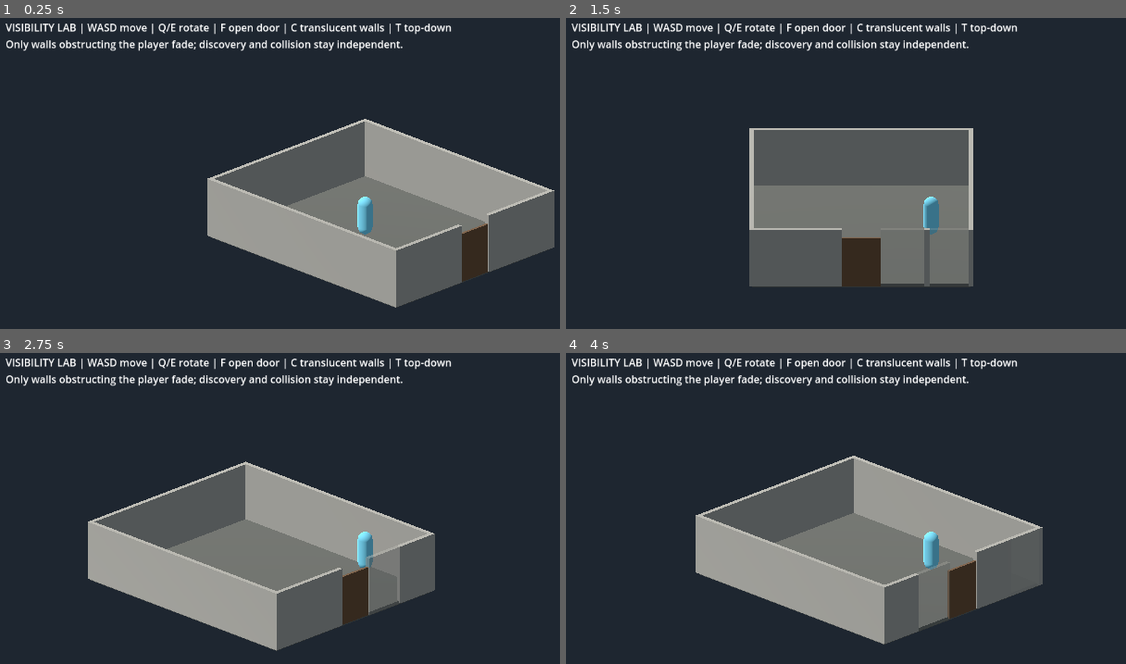
Above: before the commit, frames 1-4 (two rows, left to right).
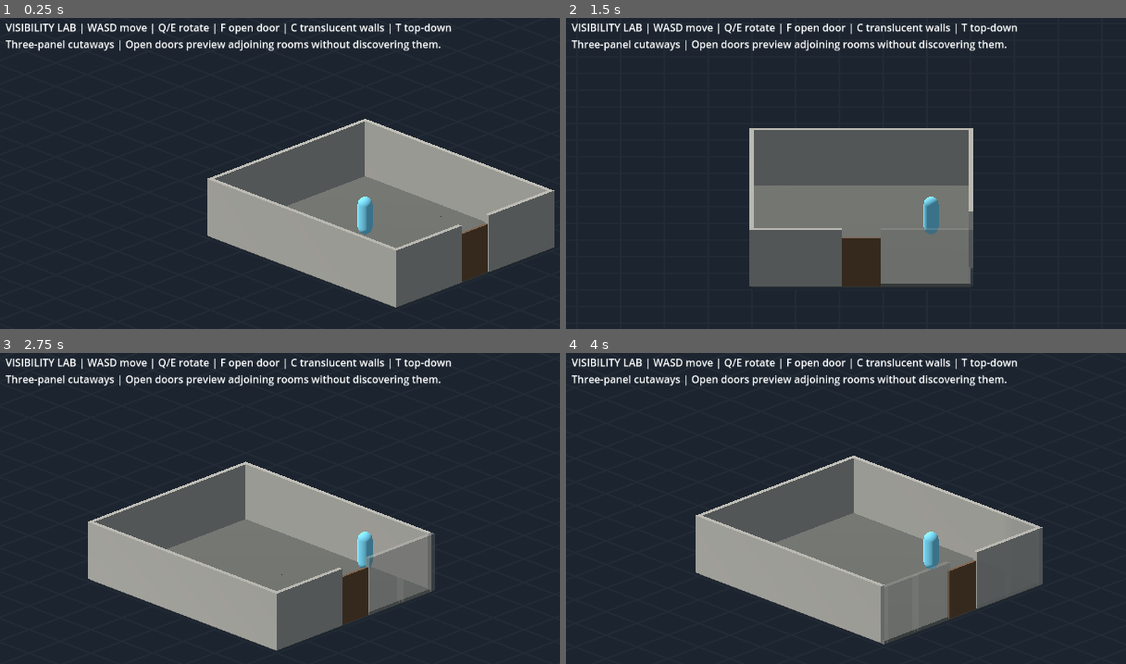
Above: after the commit, the same moments.

Repository: Jonty303/Project-Gauntlands
Game: Godot game, scene res://scenes/grid_geometry_audit_25d.tscn
Same seed, same stepped clock (60 frames per second), same inputs: the game is played once before the commit and once after it. This scene is started directly instead of the project's main scene.
Inputs (mouse positions are in pixels of both pictures, inside the frame that each line leads up to):
- Up to frame 1 (0.25 s): no input
- Up to frame 2 (1.5 s): tap Enter (ui_accept) at 0.5, 0.77 s; move the mouse to (1092, 195) at 0.52 s; hold D (move_right) 0.53-1.25 s; hold Space (attack) 0.53-1.25 s; click (1092, 195) at 0.67 s; tap E (target_next) at 0.8 s; drag from (784, 238) to (896, 301) at 1.27 s
- Up to frame 3 (2.75 s): tap Enter (ui_accept) at 2 s; move the mouse to (436, 461) at 2.02 s; hold D (move_right) from 2.03 s (still down); hold Space (attack) from 2.03 s (still down); tap Q (target_previous) at 2.1 s
- Up to frame 4 (4 s): release D (move_right) at 2.75 s; release Space (attack) at 2.75 s; drag from (896, 636) to (711, 489) at 2.77 s; tap Enter (ui_accept) at 3.5, 3.77 s; move the mouse to (outside the picture) at 3.52 s; hold A (move_left) from 3.53 s (still down); tap E (target_next) at 3.6 s; tap Q (target_previous) at 3.8 s

The runs differ from the first frame. In frame 1, 1.3% of the frame differs, in the area x 0-79%, y 7-90%; in frame 2, 1.6%; in frame 3, 2.1%, in the area x 0-79%, y 7-81%; in frame 4, 1.9%.

Commit message:
Widen lab cutaways and preview adjoining rooms through open doors

Diff:
--- /dev/null
+++ b/scripts/exterior_grid_25d.gd
@@ -0,0 +1,70 @@
+extends MeshInstance3D
+## Visual-only exterior ground and background fill under concealed floor tiles.
+var exterior_cells: Dictionary = {}
+var concealed_background: Dictionary = {}
+
+func build(occupied: Dictionary, origin: Vector3, cell_size: float) -> void:
+    name = "ExteriorGroundGrid"
+    cast_shadow = GeometryInstance3D.SHADOW_CASTING_SETTING_OFF
+    var min_cell := Vector2i.ZERO
+    var max_cell := Vector2i.ZERO
+    for cell in occupied:
+        min_cell = min_cell.min(cell)
+        max_cell = max_cell.max(cell)
+    var vertices := PackedVector3Array()
+    # Extend beyond any view in this lab, while anchoring the grid to the world.
+    for x in range(min_cell.x - 32, max_cell.x + 33):
+        for z in range(min_cell.y - 32, max_cell.y + 33):
+            var cell := Vector2i(x,z)
+            if occupied.has(cell):
+                continue
+            exterior_cells[cell] = true
+            var center := origin + Vector3(x * cell_size,-0.2,z * cell_size)
+            var half := cell_size * 0.5
+            var a := center + Vector3(-half,0,-half)
+            var b := center + Vector3(half,0,-half)
+            var c := center + Vector3(half,0,half)
+            var d := center + Vector3(-half,0,half)
+            vertices.append_array(PackedVector3Array([a,c,b,a,d,c]))
+    var arrays: Array = []
+    arrays.resize(Mesh.ARRAY_MAX)
+    arrays[Mesh.ARRAY_VERTEX] = vertices
+    var ground := ArrayMesh.new()
+    ground.add_surface_from_arrays(Mesh.PRIMITIVE_TRIANGLES, arrays)
+    mesh = ground
+    var shader := Shader.new()
+    shader.code = """shader_type spatial;
+render_mode unshaded, cull_disabled;
+uniform float cell_size = 2.0;
+uniform vec2 grid_origin = vec2(0.0);
+varying vec3 world_position;
+void vertex() { world_position = (MODEL_MATRIX * vec4(VERTEX, 1.0)).xyz; }
+void fragment() {
+    vec2 p = (world_position.xz - grid_origin) / cell_size;
+    vec2 edge = abs(fract(p + 0.5) - 0.5);
+    vec2 aa = max(fwidth(p), vec2(0.0001));
+    vec2 line = 1.0 - smoothstep(vec2(0.008), vec2(0.008) + aa, edge);
+    ALBEDO = mix(vec3(0.11765,0.14902,0.18824), vec3(0.145,0.177,0.215), max(line.x,line.y));
+}
+"""
+    var material := ShaderMaterial.new()
+    material.shader = shader
+    material.set_shader_parameter("cell_size",cell_size)
+    material.set_shader_parameter("grid_origin",Vector2(origin.x,origin.z)-Vector2.ONE*cell_size*0.5)
+    material_override = material
+    # Hidden floors must not leave holes that advertise the dungeon footprint.
+    # These visual background patches withdraw before their floor is rendered.
+    var tile := PlaneMesh.new()
+    tile.size = Vector2.ONE * cell_size
+    for cell in occupied:
+        var background := MeshInstance3D.new()
+        background.mesh = tile
+        background.material_override = material
+        background.position = origin + Vector3(cell.x * cell_size,-0.2,cell.y * cell_size)
+        background.cast_shadow = GeometryInstance3D.SHADOW_CASTING_SETTING_OFF
+        add_child(background)
+        concealed_background[cell] = background
+
+func sync_background(floors: Dictionary) -> void:
+    for cell in concealed_background:
+        concealed_background[cell].visible = not floors[cell].visible
--- a/scripts/grid_geometry_audit_25d.gd
+++ b/scripts/grid_geometry_audit_25d.gd
@@ -9,6 +9,9 @@
 const RoomVisibility = preload("res://scripts/room_visibility_25d.gd")
 const RenderVisibility = preload("res://scripts/room_render_visibility_25d.gd")
 const Occlusion = preload("res://scripts/wall_occlusion_25d.gd")
+const ExteriorGrid = preload("res://scripts/exterior_grid_25d.gd")
+var exterior_grid: MeshInstance3D
+var visible_rooms: Dictionary = {}
 const WALL_OCCLUDED_ALPHA := 0.20
 const DOOR_OCCLUDED_ALPHA := 0.28
 const FADE_SECONDS := 0.22
@@ -40,6 +43,10 @@
     _build_boundary_walls()
     _build_doorway_returns()
     _build_doors()
+    Occlusion.connect_panels(wall_records, WALL_THICKNESS)
+    exterior_grid = ExteriorGrid.new()
+    add_child(exterior_grid)
+    exterior_grid.build(occupied, floor_origin, CELL)
     _build_hero()
     _build_camera_and_light()
     _build_label()
@@ -248,6 +255,7 @@
         var collider: CollisionShape3D = door["collider"]
         visual.visible = now_closed and RenderVisibility.can_render(door["rooms"], discovered_rooms)
         collider.set_deferred("disabled",not now_closed)
+        _refresh_discovery_visuals()
         return
 
 func _build_hero() -> void:
@@ -296,7 +304,7 @@
     add_child(ui)
     var label := Label.new()
     label.position = Vector2(16,16)
-    label.text = "VISIBILITY LAB | WASD move | Q/E rotate | F open door | C translucent walls | T top-down\nOnly walls obstructing the player fade; discovery and collision stay independent."
+    label.text = "VISIBILITY LAB | WASD move | Q/E rotate | F open door | C translucent walls | T top-down\nThree-panel cutaways | Open doors preview adjoining rooms without discovering them."
     ui.add_child(label)
 
 func _material(color: Color) -> StandardMaterial3D:
@@ -317,8 +325,8 @@
     hero.move_and_slide()
     _update_camera()
     _current_room()
-    if visibility.discover_current():
-        _refresh_discovery_visuals()
+    visibility.discover_current()
+    _refresh_discovery_visuals()
     _update_visibility(_delta)
 
 func _update_camera() -> void:
@@ -332,20 +340,36 @@
     camera.look_at(hero.global_position+Vector3(0,0.8,0))
 
 func _refresh_discovery_visuals() -> void:
-    # Rendering policy consumes discovery; neither opacity nor camera can reveal rooms.
+    # Preview rays originate from the player, not the camera, and keep working
+    # through rotations. Camera cutaway never affects doorway sight blockers.
+    var eye := hero.global_position + Vector3(0,1.0,0)
+    visible_rooms = discovered_rooms.duplicate()
     for cell in floor_visuals:
-        floor_visuals[cell].visible = RenderVisibility.can_render([room_by_cell[cell]], discovered_rooms)
+        var room: int = room_by_cell[cell]
+        var target: Vector3 = floor_visuals[cell].global_position
+        target.y = eye.y
+        var show: bool = RenderVisibility.can_render([room], discovered_rooms) or RenderVisibility.preview_visible([room],target,eye,visibility.current_room,wall_records,doors)
+        floor_visuals[cell].visible = show
+        if show:
+            visible_rooms[room] = true
+    exterior_grid.sync_background(floor_visuals)
     for record in wall_records:
-        record["visual"].visible = RenderVisibility.can_render(record["owners"], discovered_rooms)
+        var visual: MeshInstance3D = record["visual"]
+        var target := visual.global_position
+        target.y = eye.y
+        visual.visible = RenderVisibility.can_render(record["owners"], discovered_rooms) or RenderVisibility.preview_visible(record["owners"],target,eye,visibility.current_room,wall_records,doors,visual)
     for door in doors:
-        door["visual"].visible = bool(door["closed"]) and RenderVisibility.can_render(door["rooms"], discovered_rooms)
+        var visual: MeshInstance3D = door["visual"]
+        var target := visual.global_position
+        target.y = eye.y
+        visual.visible = bool(door["closed"]) and (RenderVisibility.can_render(door["rooms"], discovered_rooms) or RenderVisibility.preview_visible(door["rooms"],target,eye,visibility.current_room,wall_records,doors,visual))
 
 func _update_visibility(delta: float) -> void:
     var targets := Occlusion.player_targets(camera, hero.global_position)
     var segments := Occlusion.sight_segments(camera, targets)
-    for record in wall_records:
-        var fade: bool = cutaway and Occlusion.obstructs(record["visual"], segments)
-        _transition_opacity(record, WALL_OCCLUDED_ALPHA if fade else 1.0, delta)
+    var window := Occlusion.cutaway_window(wall_records, segments) if cutaway else {}
+    for index in range(wall_records.size()):
+        _transition_opacity(wall_records[index], WALL_OCCLUDED_ALPHA if window.has(index) else 1.0, delta)
     for door in doors:
         var fade: bool = cutaway and door["closed"] and Occlusion.obstructs(door["visual"], segments)
         _transition_opacity(door, DOOR_OCCLUDED_ALPHA if fade else 1.0, delta)
--- a/scripts/room_render_visibility_25d.gd
+++ b/scripts/room_render_visibility_25d.gd
@@ -1,8 +1,54 @@
 extends RefCounted
-## Render policy only. Discovery is input, never a side effect of occlusion.
-## Shared boundaries render if at least one owning room has been discovered.
+## Render policy only. Open-door previews never write discovery or physics state.
 static func can_render(owners: Array, discovered: Dictionary) -> bool:
     for owner in owners:
         if discovered.has(owner):
             return true
     return false
+
+static func through_portal(eye: Vector3, target: Vector3, door: Dictionary) -> bool:
+    # Door mesh local X is its thickness, Z its aperture width. Testing the plane
+    # rather than a proximity radius prevents revealing around a jamb or corner.
+    var visual: MeshInstance3D = door["visual"]
+    var inverse := visual.global_transform.affine_inverse()
+    var start: Vector3 = inverse * eye
+    var end: Vector3 = inverse * target
+    var dx := end.x - start.x
+    if absf(dx) < 0.000001:
+        return false
+    var t := -start.x / dx
+    if t <= 0.0 or t >= 1.0:
+        return false
+    var crossing := start.lerp(end, t)
+    var bounds := visual.get_aabb()
+    return crossing.y > bounds.position.y and crossing.y < bounds.end.y and crossing.z > bounds.position.z and crossing.z < bounds.end.z
+
+static func clear_sight(eye: Vector3, target: Vector3, walls: Array[Dictionary], doors: Array[Dictionary], excluded: MeshInstance3D = null) -> bool:
+    # Visual alpha/visibility are deliberately ignored: hidden/faded walls and
+    # closed doors are still solid sight blockers. No enemy LOS system is changed.
+    for record in walls:
+        var visual: MeshInstance3D = record["visual"]
+        if visual == excluded:
+            continue
+        var inverse := visual.global_transform.affine_inverse()
+        if visual.get_aabb().intersects_segment(inverse * eye, inverse * target) != null:
+            return false
+    for door in doors:
+        if not door["closed"] or door["visual"] == excluded:
+            continue
+        var visual: MeshInstance3D = door["visual"]
+        var inverse := visual.global_transform.affine_inverse()
+        if visual.get_aabb().intersects_segment(inverse * eye, inverse * target) != null:
+            return false
+    return true
+
+static func preview_visible(owners: Array, target: Vector3, eye: Vector3, current_room: int, walls: Array[Dictionary], doors: Array[Dictionary], excluded: MeshInstance3D = null) -> bool:
+    # Only direct portals from the player's current room. An open door elsewhere
+    # cannot reveal unrelated rooms, and this does not recurse through door chains.
+    for door in doors:
+        if door["closed"] or not door["rooms"].has(current_room):
+            continue
+        var adjoining: int = door["rooms"][1] if door["rooms"][0] == current_room else door["rooms"][0]
+        if owners.has(adjoining) and through_portal(eye, target, door) and clear_sight(eye, target, walls, doors, excluded):
+            return true
+    return false
--- a/scripts/wall_occlusion_25d.gd
+++ b/scripts/wall_occlusion_25d.gd
@@ -36,3 +36,57 @@
         if bounds.intersects_segment(inverse * segment[0], inverse * segment[1]) != null:
             return true
     return false
+
+static func connect_panels(records: Array[Dictionary], thickness: float) -> void:
+    # Rendering topology derived from touching mesh bounds, never physics state.
+    # Tiny corner/join boxes connect panels but do not consume a panel of width.
+    for record in records:
+        var visual: MeshInstance3D = record["visual"]
+        var bounds: AABB = visual.global_transform * visual.get_aabb()
+        record["bounds"] = bounds
+        record["join"] = maxf(bounds.size.x, bounds.size.z) <= thickness + 0.001
+        record["neighbours"] = []
+    for i in range(records.size()):
+        for j in range(i + 1, records.size()):
+            var bounds: AABB = records[i]["bounds"]
+            if bounds.grow(0.001).intersects(records[j]["bounds"]):
+                records[i]["neighbours"].append(j)
+                records[j]["neighbours"].append(i)
+
+static func adjacent_panels(index: int, records: Array[Dictionary]) -> Array:
+    var result: Array = []
+    var visited := {index:true}
+    var pending: Array = records[index]["neighbours"].duplicate()
+    while not pending.is_empty():
+        var neighbour: int = pending.pop_back()
+        if visited.has(neighbour):
+            continue
+        visited[neighbour] = true
+        if records[neighbour]["join"]:
+            pending.append_array(records[neighbour]["neighbours"])
+        else:
+            result.append(neighbour)
+    return result
+
+static func cutaway_window(records: Array[Dictionary], segments: Array) -> Dictionary:
+    var seeds: Dictionary = {}
+    for index in range(records.size()):
+        if obstructs(records[index]["visual"], segments):
+            if records[index]["join"]:
+                for panel in adjacent_panels(index, records):
+                    seeds[panel] = true
+            else:
+                seeds[index] = true
+    var window := seeds.duplicate()
+    # Exactly one panel hop from original obstructions, not a recursive flood.
+    for seed in seeds:
+        for panel in adjacent_panels(seed, records):
+            window[panel] = true
+    for panel in window.keys():
+        for neighbour in records[panel]["neighbours"]:
+            if records[neighbour]["join"]:
+                window[neighbour] = true
+    for index in window.keys():
+        if not records[index]["visual"].is_visible_in_tree():
+            window.erase(index)
+    return window
--- /dev/null
+++ b/tests/cutaway_portal_grid_test.gd
@@ -0,0 +1,152 @@
+extends SceneTree
+const SCENE = preload("res://scenes/grid_geometry_audit_25d.tscn")
+const Occlusion = preload("res://scripts/wall_occlusion_25d.gd")
+const RenderPolicy = preload("res://scripts/room_render_visibility_25d.gd")
+var checks := 0
+var failures := 0
+var lab: Node3D
+
+func _initialize() -> void:
+    call_deferred("run")
+
+func check(ok: bool, message: String) -> void:
+    checks += 1
+    if not ok:
+        failures += 1
+        push_error(message)
+
+func piece(at: Vector3, size: Vector3) -> Dictionary:
+    var visual := MeshInstance3D.new()
+    var mesh := BoxMesh.new()
+    mesh.size = size
+    visual.mesh = mesh
+    visual.position = at
+    root.add_child(visual)
+    return {"visual":visual}
+
+func topology() -> void:
+    var records: Array[Dictionary] = []
+    # Five panels and six joins, each panel 1.78m plus .22m joins.
+    for x in range(5):
+        records.append(piece(Vector3(x*2,1.4,0),Vector3(1.78,2.8,0.22)))
+    for x in range(6):
+        records.append(piece(Vector3(x*2-1,1.4,0),Vector3(0.22,2.8,0.22)))
+    Occlusion.connect_panels(records,0.22)
+    var window := Occlusion.cutaway_window(records,[[Vector3(4,1,4),Vector3(4,1,-1)]])
+    for index in range(5):
+        check(window.has(index) == (index >= 1 and index <= 3), "One obstruction produces exactly three panels")
+    for index in range(5,11):
+        check(window.has(index) == (index >= 6 and index <= 9), "Window includes joins without opaque slivers")
+    var shifted := Occlusion.cutaway_window(records,[[Vector3(2,1,4),Vector3(2,1,-1)]])
+    check(shifted.has(0) and shifted.has(1) and shifted.has(2) and not shifted.has(3), "Window follows target movement")
+    records[3].visual.visible = false
+    window = Occlusion.cutaway_window(records,[[Vector3(4,1,4),Vector3(4,1,-1)]])
+    check(not window.has(3), "Expansion cannot reveal hidden neighbour")
+    for record in records:
+        record.visual.free()
+    records = [piece(Vector3(0,1.4,0),Vector3(1.78,2.8,0.22)),piece(Vector3(1,1.4,0),Vector3(0.22,2.8,0.22)),piece(Vector3(1,1.4,1),Vector3(0.22,2.8,1.78)),piece(Vector3(-3,1.4,0),Vector3(1.78,2.8,0.22))]
+    Occlusion.connect_panels(records,0.22)
+    window = Occlusion.cutaway_window(records,[[Vector3(0,1,4),Vector3(0,1,-1)]])
+    check(window.has(0) and window.has(1) and window.has(2), "Expansion wraps a connected corner")
+    check(not window.has(3), "Expansion never jumps a doorway gap")
+    for record in records:
+        record.visual.free()
+
+func place(room: int, x: float, z: float = 0.0) -> void:
+    lab.hero.position = lab.floor_origin + Vector3(x,0.09,z)
+    check(lab._current_room() == room, "Fixture is in correct logical room")
+    lab.visibility.discover_current()
+    lab._refresh_discovery_visuals()
+    lab._update_camera()
+
+func preview_count(room: int) -> int:
+    var count := 0
+    for cell in lab.floor_visuals:
+        if lab.room_by_cell[cell] == room and lab.floor_visuals[cell].visible:
+            count += 1
+    return count
+
+func run() -> void:
+    topology()
+    lab = SCENE.instantiate()
+    root.add_child(lab)
+    lab.set_physics_process(false)
+    place(0,-4.0)
+    check(preview_count(1) == 0 and preview_count(2) == 0, "Closed doors conceal unentered rooms")
+    for cell in lab.floor_visuals:
+        check(lab.exterior_grid.concealed_background[cell].visible == not lab.floor_visuals[cell].visible, "Hidden room footprint stays covered by background grid")
+    var discovery: Dictionary = lab.discovered_rooms.duplicate()
+    lab._toggle_nearby_door()
+    check(preview_count(1) > 0 and lab.visible_rooms.has(1), "Opening immediately previews corridor before entry")
+    for cell in lab.floor_visuals:
+        check(lab.exterior_grid.concealed_background[cell].visible == not lab.floor_visuals[cell].visible, "Portal preview withdraws only its visible floor background")
+    check(lab.discovered_rooms == discovery and not lab.visibility.rooms[1].discovered, "Preview does not discover corridor")
+    check(preview_count(2) == 0, "Closed second door conceals far chamber")
+    var eye: Vector3 = lab.hero.global_position + Vector3(0,1,0)
+    var inside: Vector3 = lab.floor_origin + Vector3(0,1.09,0)
+    var concealed: Vector3 = lab.floor_origin + Vector3(-2,1.09,2.5)
+    check(RenderPolicy.preview_visible([1],inside,eye,0,lab.wall_records,lab.doors), "Sight ray passes through open aperture")
+    check(not RenderPolicy.preview_visible([1],concealed,eye,0,lab.wall_records,lab.doors), "Doorway return blocks around-jamb preview")
+    var blocker := piece(lab.floor_origin+Vector3(-1,1.4,0),Vector3(0.22,2.8,2))
+    blocker.visual.visible = false
+    var blocked_walls: Array[Dictionary] = lab.wall_records.duplicate()
+    blocked_walls.append(blocker)
+    check(not RenderPolicy.preview_visible([1],inside,eye,0,blocked_walls,lab.doors), "Hidden solid beyond an open aperture blocks preview")
+    blocker.visual.free()
+    lab._transition_opacity(lab.doors[1],0.28,0.22)
+    check(not RenderPolicy.clear_sight(eye,lab.floor_origin+Vector3(10,1.09,0),lab.wall_records,lab.doors), "Faded closed door still blocks sight")
+    # Fading cannot turn a solid wall into a portal or bypass a closed door.
+    for wall in lab.wall_records:
+        lab._transition_opacity(wall,0.20,0.22)
+    check(not RenderPolicy.preview_visible([1],concealed,eye,0,lab.wall_records,lab.doors), "Faded return still blocks preview sight")
+    for yaw in range(0,361,15):
+        lab.camera_yaw = yaw
+        lab._update_camera()
+        lab._refresh_discovery_visuals()
+        lab._update_visibility(0.22)
+        check(preview_count(1) > 0 and preview_count(2) == 0, "Camera rotation preserves bounded portal preview")
+        check(lab.discovered_rooms == discovery, "Camera rotation cannot discover preview")
+        check(lab.doors[1].closed and not lab.doors[1].collider.disabled, "Concealed closed door retains collision")
+    # Opening a second, unrelated portal cannot recursively reveal room 2.
+    lab.doors[1].closed = false
+    lab._refresh_discovery_visuals()
+    check(preview_count(2) == 0, "Unrelated open door cannot reveal a second-hop room")
+    lab.doors[1].closed = true
+    # Move beside the wall: rays to the corridor have to cross solid returns.
+    place(0,-4.0,4.0)
+    check(preview_count(1) == 0, "Walls conceal corridor when doorway is out of sight")
+    place(0,-4.0)
+    lab._toggle_nearby_door()
+    check(preview_count(1) == 0, "Closing immediately removes undiscovered preview")
+    lab._toggle_nearby_door()
+    place(1,2.0)
+    lab._toggle_nearby_door()
+    check(preview_count(2) > 0 and not lab.discovered_rooms.has(2), "Far chamber previews before crossing second doorway")
+    lab._toggle_nearby_door()
+    check(preview_count(2) == 0, "Second door closing conceals unentered chamber")
+    place(2,4.0)
+    place(1,2.0)
+    check(preview_count(2) > 0 and lab.discovered_rooms.has(2), "Entered room remains discovered after leaving and closing")
+    # Grid covers only exterior tiles, is lower than floor, and is visual only.
+    var grid: MeshInstance3D = lab.exterior_grid
+    var transform_before: Transform3D = grid.global_transform
+    for child in grid.get_children():
+        check(child is MeshInstance3D and child.get_child_count() == 0, "Background grid patches have no physics nodes")
+    for cell in grid.concealed_background:
+        check(grid.concealed_background[cell].visible == not lab.floor_visuals[cell].visible, "Grid never overlays a rendered dungeon floor")
+    for cell in grid.exterior_cells:
+        check(not lab.occupied.has(cell), "Exterior mesh excludes every dungeon cell")
+    var vertices: PackedVector3Array = grid.mesh.surface_get_arrays(0)[Mesh.ARRAY_VERTEX]
+    for vertex in vertices:
+        check(is_equal_approx(vertex.y,lab.floor_origin.y-0.2), "Grid is below floor without z-fighting")
+    check(is_equal_approx(grid.material_override.get_shader_parameter("cell_size"),lab.CELL), "Grid matches tile spacing")
+    for yaw in [0.0,90.0,180.0,270.0]:
+        lab.camera_yaw = yaw
+        lab._update_camera()
+        check(grid.global_transform == transform_before, "Grid remains anchored during rotation")
+    lab.hero.position.x += 0.5
+    lab._update_camera()
+    check(grid.global_transform == transform_before, "Grid remains anchored during camera follow")
+    lab.free()
+    print("Cutaway/portal/grid: %d checks, %d failures" % [checks,failures])
+    quit(1 if failures else 0)
--- a/tests/wall_occlusion_test.gd
+++ b/tests/wall_occlusion_test.gd
@@ -47,6 +47,30 @@
             if intersects_box(bounds, origin, target):
                 return true
     return false
+
+func oracle_window() -> Dictionary:
+    # Seeds still use the independent ray/slab oracle. Topology expansion is
+    # checked separately by hard-coded straight/corner/door-gap fixtures.
+    var seeds: Dictionary = {}
+    for index in range(lab.wall_records.size()):
+        if expected_obstruction(lab.wall_records[index].visual):
+            if lab.wall_records[index].join:
+                for panel in Occlusion.adjacent_panels(index,lab.wall_records):
+                    seeds[panel] = true
+            else:
+                seeds[index] = true
+    var result := seeds.duplicate()
+    for seed in seeds:
+        for panel in Occlusion.adjacent_panels(seed,lab.wall_records):
+            result[panel] = true
+    for panel in result.keys():
+        for neighbour in lab.wall_records[panel].neighbours:
+            if lab.wall_records[neighbour].join:
+                result[neighbour] = true
+    for index in result.keys():
+        if not lab.wall_records[index].visual.visible:
+            result.erase(index)
+    return result
 
 func collision_state(node: Node) -> Array:
     var result: Array = []
@@ -110,8 +134,10 @@
                     lab.camera_yaw = float(yaw)
                     lab._update_camera()
                     lab._update_visibility(0.22)
-                    for wall in lab.wall_records:
-                        var expected := 0.20 if expected_obstruction(wall.visual) else 1.0
+                    var expected_window := oracle_window()
+                    for index in range(lab.wall_records.size()):
+                        var wall: Dictionary = lab.wall_records[index]
+                        var expected := 0.20 if expected_window.has(index) else 1.0
                         check(is_equal_approx(wall.alpha,expected), "Per-segment obstruction at room %s, position %s, yaw %s" % [room,lab.hero.position,yaw])
                         check(is_equal_approx(wall.material.albedo_color.a,expected), "Material matches obstruction alpha")
                         check(wall.visual.visible == lab.RenderVisibility.can_render(wall.owners, discovered), "Fading never reveals hidden walls")
Not shown, added: scripts/exterior_grid_25d.gd.uid
Not shown, added: tests/cutaway_portal_grid_test.gd.uid
Not shown, added: docs/ITERATION_5_RESULTS.md
Not shown, changed: docs/NEXT_ITERATION.md
Not shown, changed: docs/WEB_ARCHITECTURE_LAB.md
